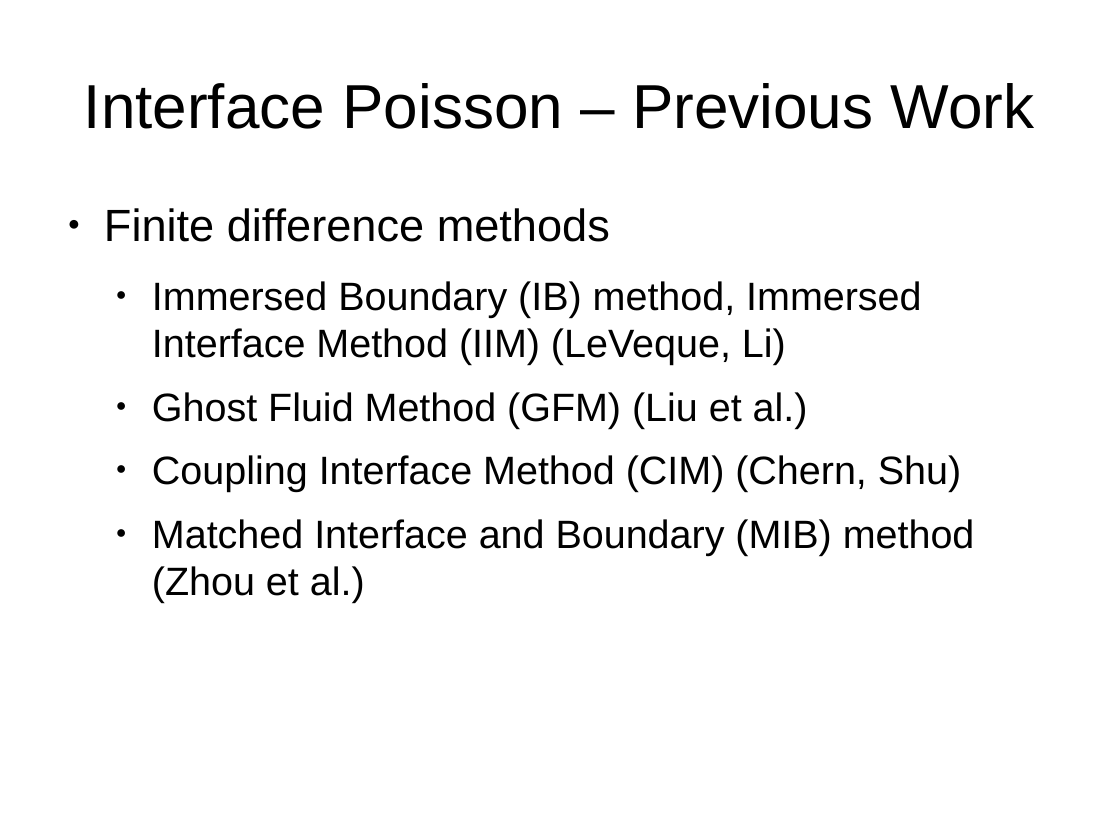
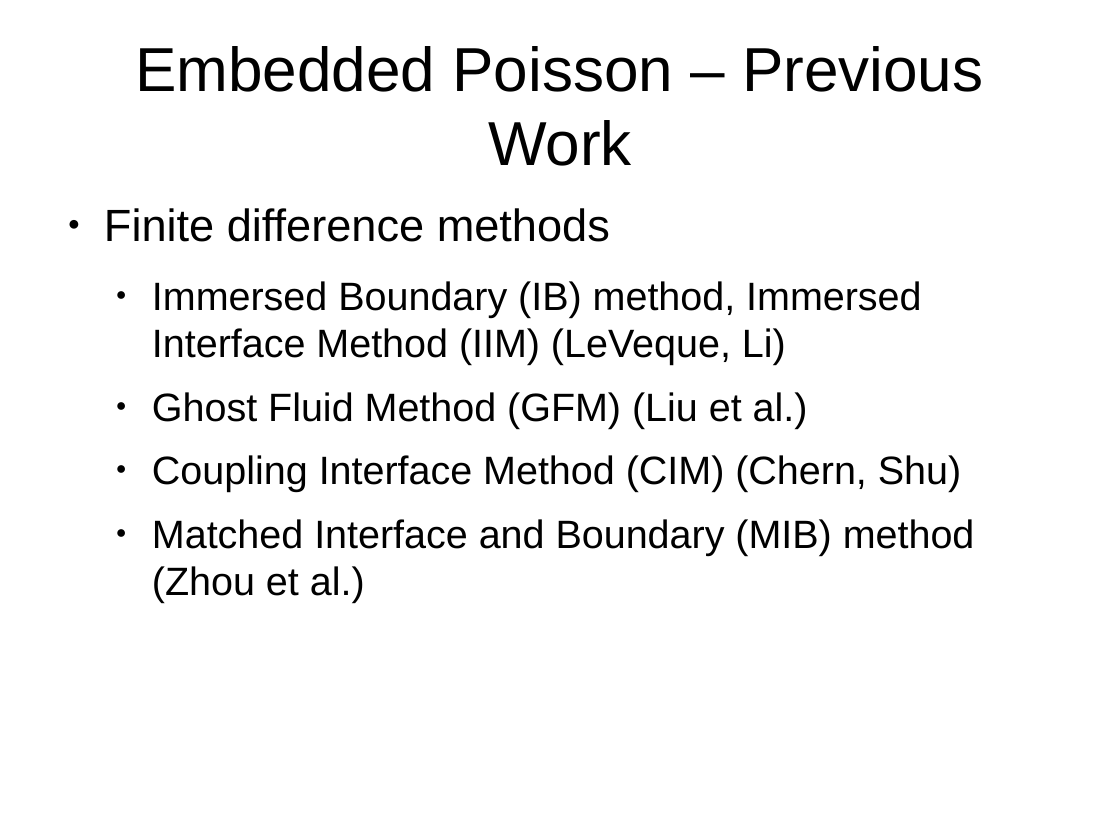
Before and after one commit to jhellrung/documents, a slide deck: slide 6 of presentations/sandia.2011.11.08/slides.odp. Drawn at 1120x840 pixels with LibreOffice and Linux fonts; fonts in the diff are those of the drawing. Boxes give left, top, right and bottom in pixels: in the first picture for what was removed or moved away, otherwise in the second. Text is boxed around its words. In the diff, an @@ line names an element or a change of style, - is before the commit and + after.

```diff
--- a/presentations/sandia.2011.11.08/slides.odp
+++ b/presentations/sandia.2011.11.08/slides.odp
@@ title at [135,46,983,166]: text changed @@
-Interface Poisson – Previous Work
+Embedded Poisson – Previous Work
```
Also in this commit, not shown: 2 other slides changed, 1 slide added, 1 slide removed, 1 other file.
